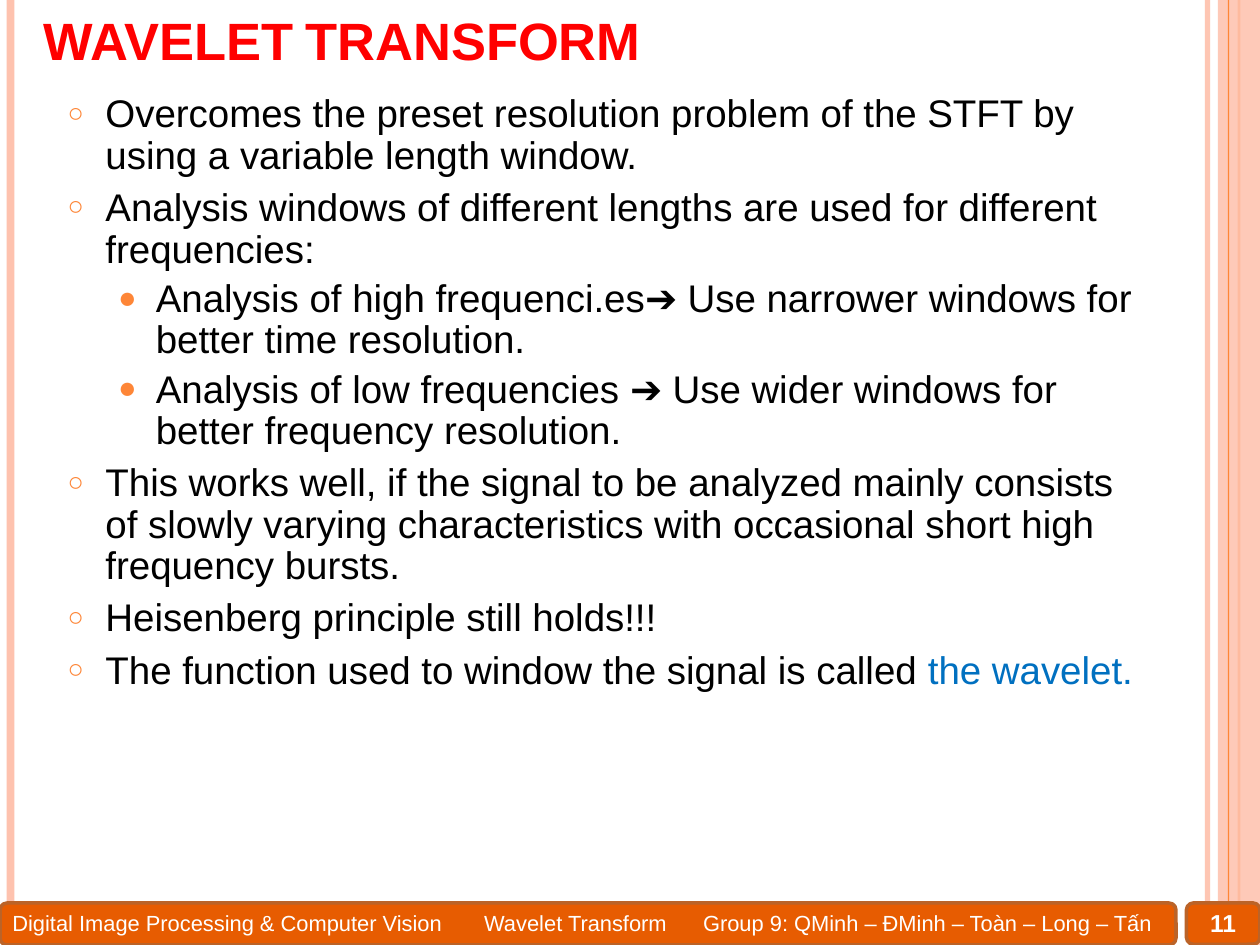
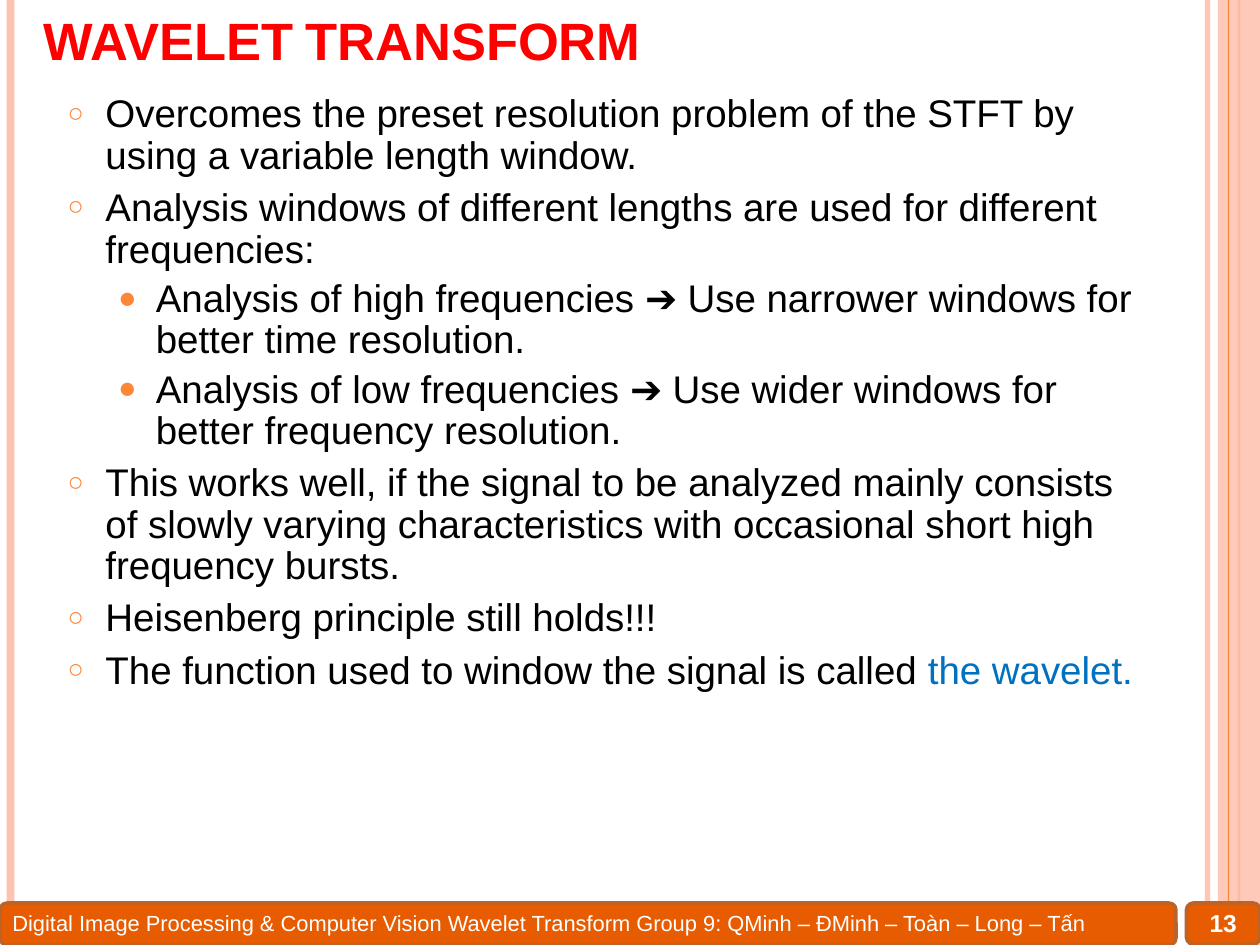
Before and after one commit to Alex7Huynh/dip-g9, a slide deck: slide 13 of 6. PPT/Wavelet transform.pptx (slide 11 before the commit). Drawn at 1260x945 pixels with LibreOffice and Linux fonts; fonts in the diff are those of the drawing. Boxes give left, top, right and bottom in pixels: in the first picture for what was removed or moved away, otherwise in the second. Text is boxed around its words. In the diff, an @@ line names an element or a change of style, - is before the commit and + after.

```diff
--- a/6. PPT/Wavelet transform.pptx
+++ b/6. PPT/Wavelet transform.pptx
@@ text at <box>156,284,1132,354</box>: text changed @@
-  ● Analysis of high frequenci.es➔ Use narrower windows for better time resolution.
+  ● Analysis of high frequencies ➔ Use narrower windows for better time resolution.
@@ text "Digital Image Processing & Computer ..." rewrapped from <box>12,914,1152,935</box> to <box>12,914,1085,935</box> @@
@@ page number at <box>1210,915,1237,933</box>: text changed @@
-11
+13
```
Also in this commit, not shown: 20 other slides changed, 12 slides added, 17 slides removed, 1 other file.
